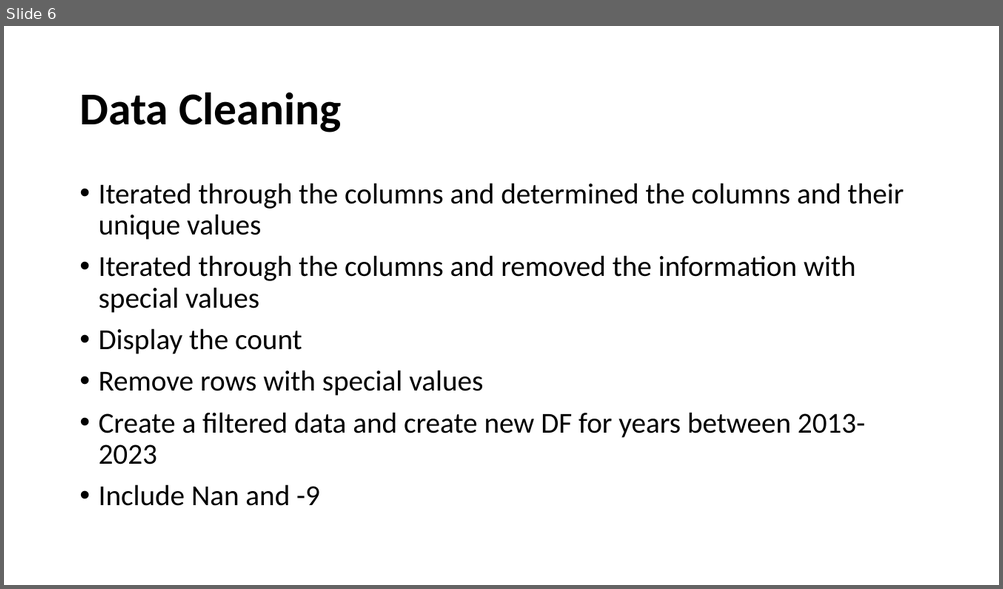
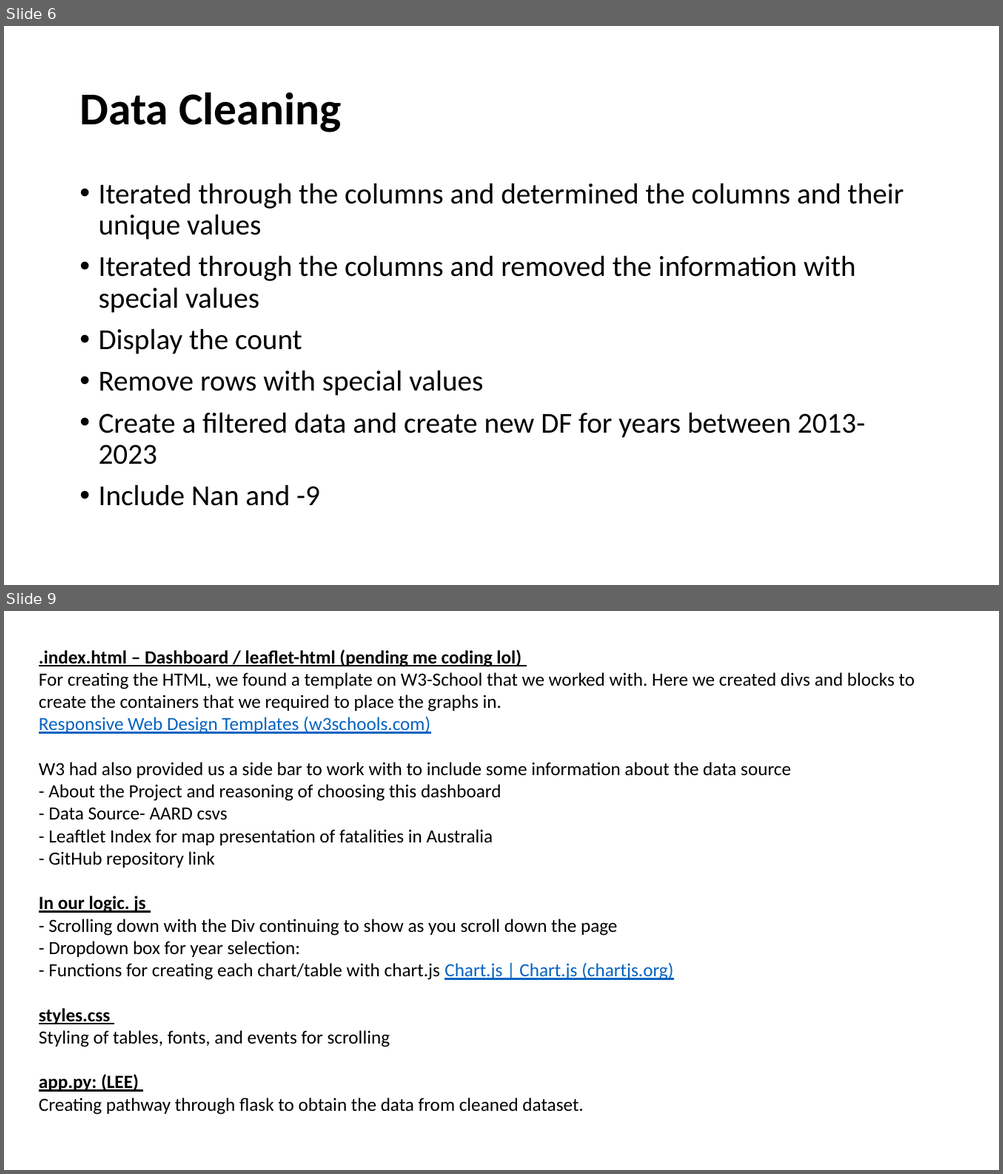
Before and after one commit to pkrachakonda/Project3---Australian-Road-Crash-Data-Analysis, a slide deck: Presentation.pptx. Shown one above the other, each under a label of ours: slide 6 before the commit, slides 6 and 9 after it; the slides between them are not shown. The pictures are 1003x589 and 1003x1174 pixels, drawn with LibreOffice and Linux fonts; fonts in the diff are those of the drawing. Boxes give left, top, right and bottom in pixels: in the first picture for what was removed or moved away, otherwise in the second. Text is boxed around its words. In the diff, an @@ line names an element or a change of style, - is before the commit and + after.

Commit message:
all dashboard completed with charts and leaflet

```diff
--- a/Presentation.pptx
+++ b/Presentation.pptx
@@ slide 9 added at [4, 611, 999, 1170], background #FFFFFF @@
@@ text added at [39, 649, 914, 1115], 18 pt, text #000000 @@
+.index.html – Dashboard / leaflet-html (pending me coding lol)
+For creating the HTML, we found a template on W3-School that we worked with. Here we created divs and blocks to create the containers that we required to place the graphs in.
+Responsive Web Design Templates (w3schools.com)
+W3 had also provided us a side bar to work with to include some information about the data source
+- About the Project and reasoning of choosing this dashboard
+- Data Source- AARD csvs
+- Leaftlet Index for map presentation of fatalities in Australia
+- GitHub repository link
+In our logic. js
+- Scrolling down with the Div continuing to show as you scroll down the page
+- Dropdown box for year selection:
+- Functions for creating each chart/table with chart.js Chart.js | Chart.js (chartjs.org)
+styles.css
+Styling of tables, fonts, and events for scrolling
+app.py: (LEE)
+Creating pathway through flask to obtain the data from cleaned dataset.
```
Also in this commit, not shown: 1 slide changed, 3 other slides added, 1 slide removed, 33 other files.
